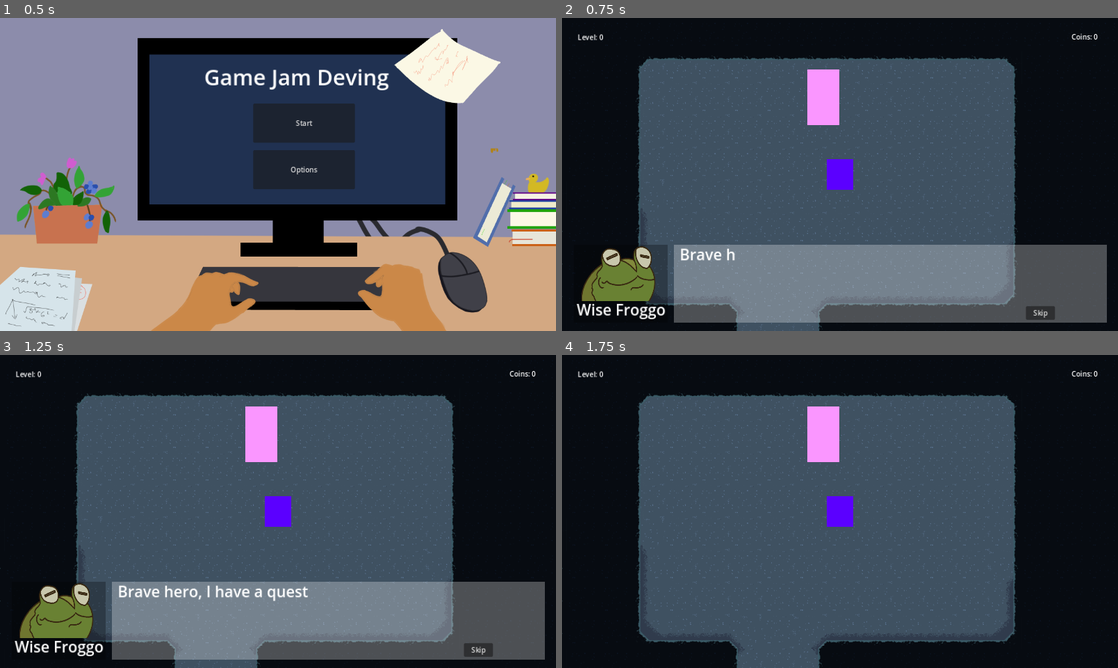
Above: before the commit, frames 1-4 (two rows, left to right).
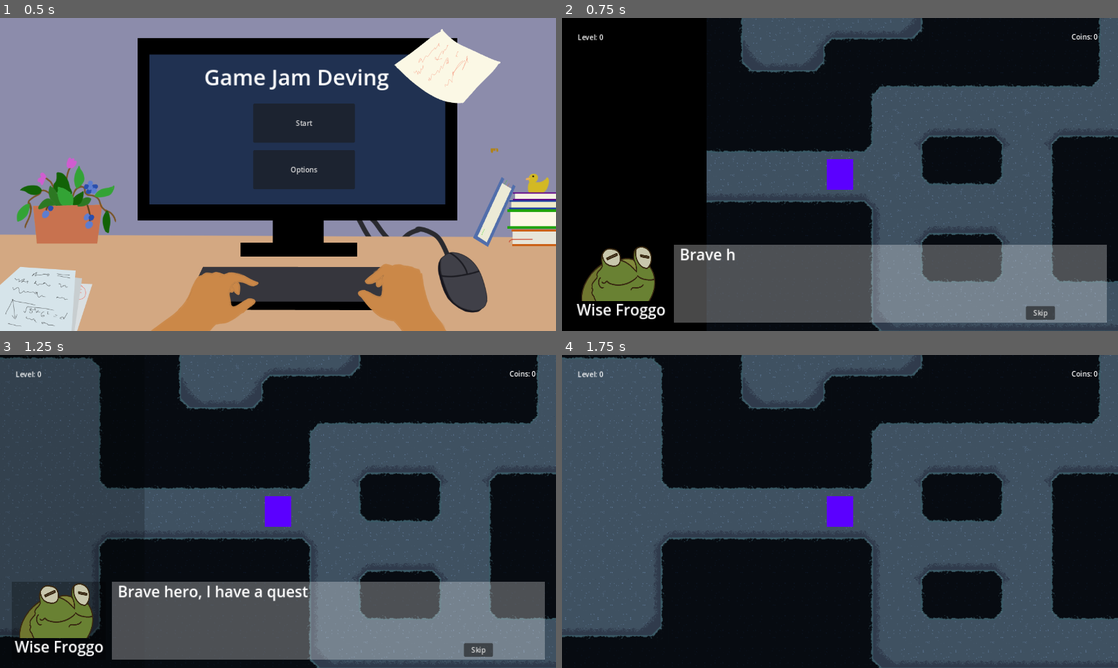
Above: after the commit, the same moments.

Repository: acropolis914/Gwizz-s-Game-Jam
Game: Godot game, scene res://Scene/main_menu.tscn
Same seed, same stepped clock (60 frames per second), same inputs: the game is played once before the commit and once after it. Sound files missing from this copy of the repository are replaced by a short silence.
Inputs:
- Up to frame 1 (0.5 s): no input
- Up to frame 2 (0.75 s): click "Start" at 0.5 s
- Up to frame 3 (1.25 s): no input
- Up to frame 4 (1.75 s): click "Skip" at 1.25 s

Frame 1 is identical in both runs. In frame 2, 51% of the frame differs, in the area x 0-100%, y 0-100%; in frame 3, 58%; in frame 4, 60%.

Commit message:
trap fix
trap fix

Diff:
--- a/Scene/feature_chooser_ui.gd
+++ b/Scene/feature_chooser_ui.gd
@@ -120,6 +120,7 @@
 	if Input.is_action_just_pressed("left_click"):
 		GlobalScript.pots = true
 		chosen.emit()
+		GlobalScript.aesthetic += 1
 
 
 func _on_pots_mouse_exited() -> void:
@@ -133,6 +134,7 @@
 	if Input.is_action_just_pressed("left_click"):
 		GlobalScript.vissuals = true
 		chosen.emit()
+		GlobalScript.aesthetic += 1
 
 
 func _on_visuals_mouse_exited() -> void:
@@ -147,6 +149,7 @@
 	if Input.is_action_just_pressed("left_click"):
 		GlobalScript.collectible = true
 		chosen.emit()
+		GlobalScript.aesthetic += 1
 
 func _on_coins_mouse_exited() -> void:
 	$Panel/Coins.modulate = Color.WHITE
@@ -159,6 +162,7 @@
 	if Input.is_action_just_pressed("left_click"):
 		GlobalScript.dash = true
 		chosen.emit()
+		GlobalScript.aesthetic += 1
 
 
 func _on_dash_mouse_exited() -> void:
@@ -172,6 +176,7 @@
 	if Input.is_action_just_pressed("left_click"):
 		GlobalScript.story = true
 		chosen.emit()
+		GlobalScript.aesthetic += 1
 
 
 func _on_story_mouse_exited() -> void:
@@ -185,6 +190,7 @@
 	if Input.is_action_just_pressed("left_click"):
 		GlobalScript.skip = true
 		chosen.emit()
+		GlobalScript.aesthetic += 1
 
 
 func _on_skip_mouse_exited() -> void:
--- a/Scene/main.tscn
+++ b/Scene/main.tscn
@@ -57,7 +57,7 @@
 zoom = Vector2(1.17, 1.17)
 
 [node name="Player" parent="." instance=ExtResource("2_b3uek")]
-position = Vector2(1754, -142)
+position = Vector2(1040, 444)
 
 [node name="Option" parent="." instance=ExtResource("6_sx2wb")]
 visible = false
--- a/Scripts/slime.gd
+++ b/Scripts/slime.gd
@@ -2,7 +2,7 @@
 @onready var slime_sfx = $Slime_sfx
 
 func _ready():
-	if !GlobalScript.trap_rock:
+	if !GlobalScript.trap_slime:
 		queue_free()
 
 func _on_body_entered(body):
--- a/Scripts/trap.gd
+++ b/Scripts/trap.gd
@@ -2,8 +2,12 @@
 
 @onready var trap_anim = $AnimationPlayer
 
+func _ready():
+	if !GlobalScript.trap_rock:
+		queue_free()
 #Area of main body
 func _on_body_entered(body):
+
 	if body is Player:
 		body.kill()
 
Not shown: 1 places in Scene/story_mode.tscn that only renumber resources
